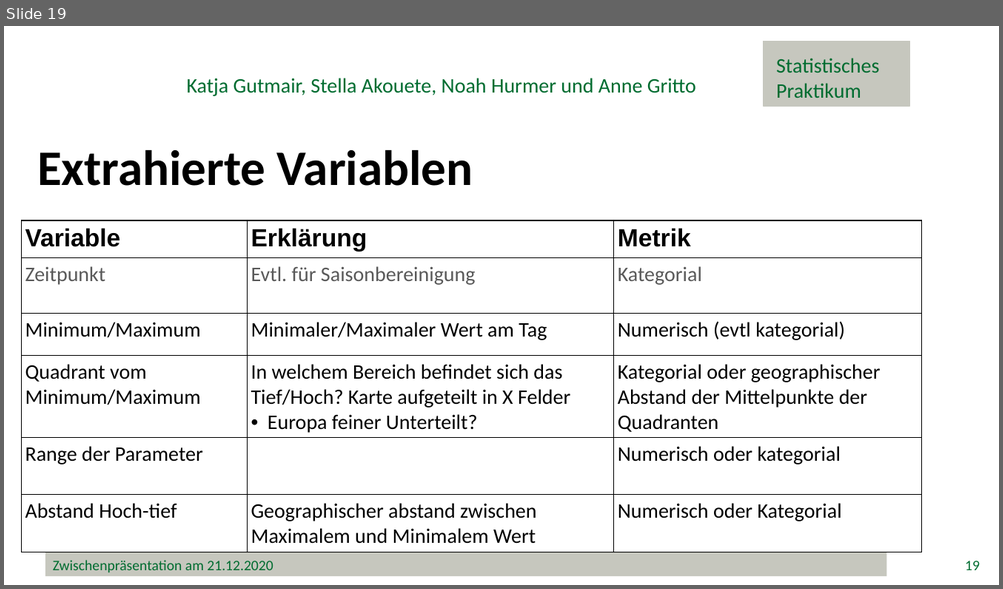
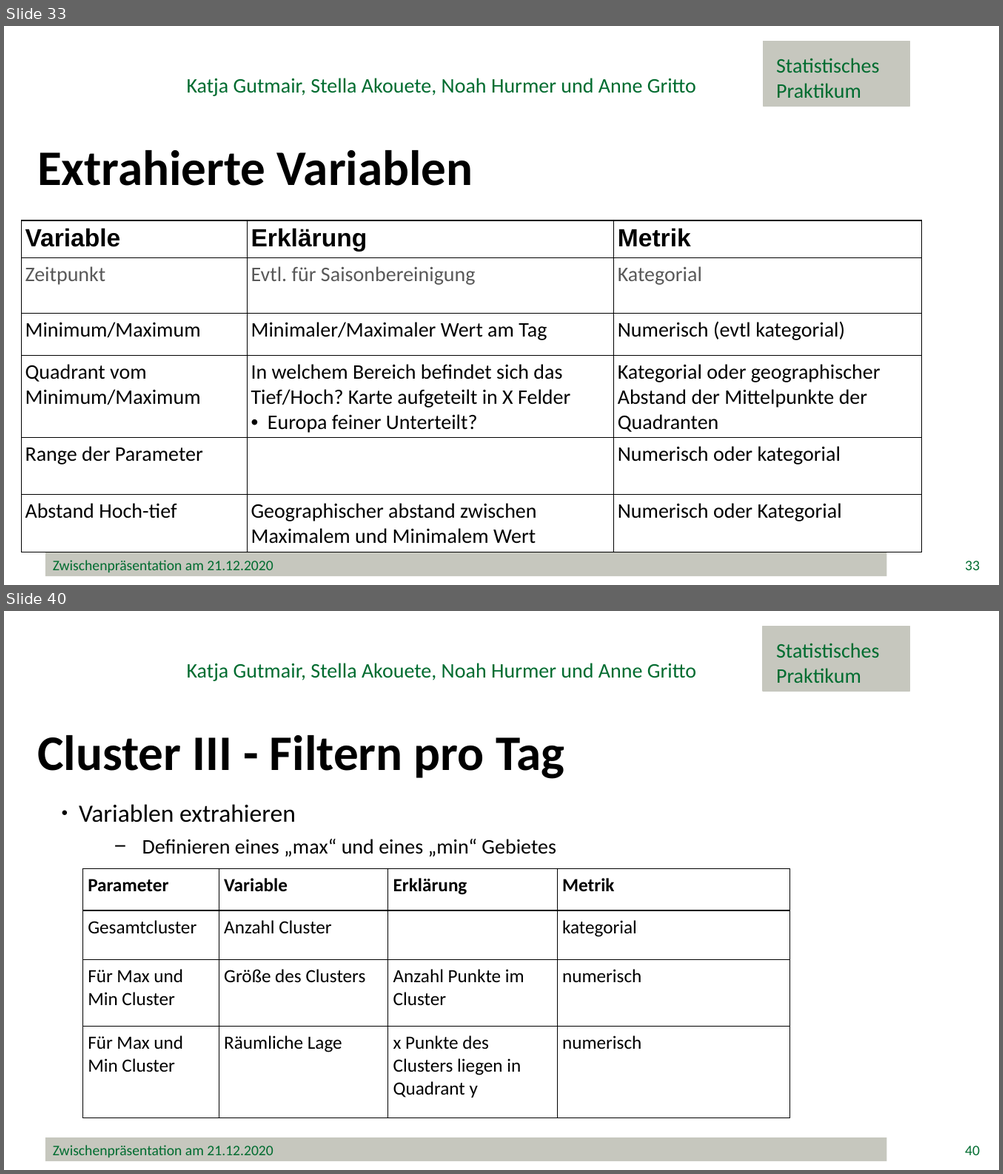
Before and after one commit to minimops/weatherFrog, a slide deck: ppt/Zwischenpraesentation_v1.1.pptx. Shown one above the other, each under a label of ours: slide 19 before the commit, slides 33 and 40 after it; the slides between them are not shown. The pictures are 1003x589 and 1003x1174 pixels, drawn with LibreOffice and Linux fonts; fonts in the diff are those of the drawing; background and template pictures are left out. Boxes give left, top, right and bottom in pixels: in the first picture for what was removed or moved away, otherwise in the second. Text is boxed around its words. In the diff, an @@ line names an element or a change of style, - is before the commit and + after.

```diff
--- a/ppt/Zwischenpraesentation_v1.1.pptx
+++ b/ppt/Zwischenpraesentation_v1.1.pptx
@@ slide 40 added at <box>4,611,999,1170</box>, background #FFFFFF @@
@@ rectangle added at <box>762,627,910,691</box>, fill #C6C7BE, outline #C6C7BE 1 pt @@
@@ text added at <box>776,643,879,683</box>, 20 pt, text #006C30 @@
+Statistisches
+Praktikum
@@ text added at <box>187,663,696,681</box>, 20 pt, text #006C30 @@
+Katja Gutmair, Stella Akouete, Noah Hurmer und Anne Gritto
@@ text added at <box>37,735,564,779</box>, 48 pt, text #000000, bold @@
+Cluster III - Filtern pro Tag
@@ text added at <box>79,804,556,857</box>, 20 pt, text #000000 @@
+● Variablen extrahieren
+      − Definieren eines „max“ und eines „min“ Gebietes
@@ table added at <box>82,869,791,1119</box>, 4 rows, 4 columns @@
+Parameter | Variable | Erklärung | Metrik
+Gesamtcluster | Anzahl Cluster |  | kategorial
+Für Max und Min Cluster | Größe des Clusters | Anzahl Punkte im Cluster | numerisch
+Für Max und Min Cluster | Räumliche Lage | x Punkte des Clusters liegen in Quadrant y | numerisch
@@ rectangle added at <box>45,1138,887,1162</box>, fill #C6C7BE, 14 pt, text #006C30 @@
+Zwischenpräsentation am 21.12.2020
@@ page number added at <box>965,1146,979,1156</box>, 14 pt, text #006C30 @@
+40
@@ what was slide 19 is now slide 33 @@
@@ page number at <box>965,561,979,571</box>: text changed @@
-19
+33
```
Also in this commit, not shown: 14 slides changed, 24 other slides added.
